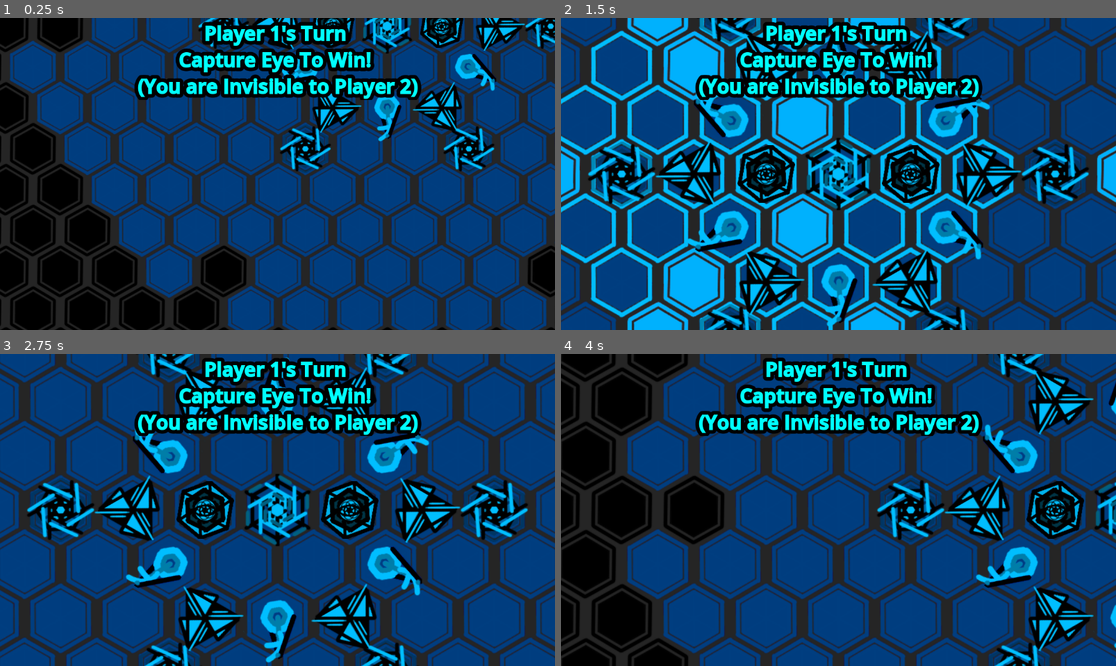
Above: before the commit, frames 1-4 (two rows, left to right).
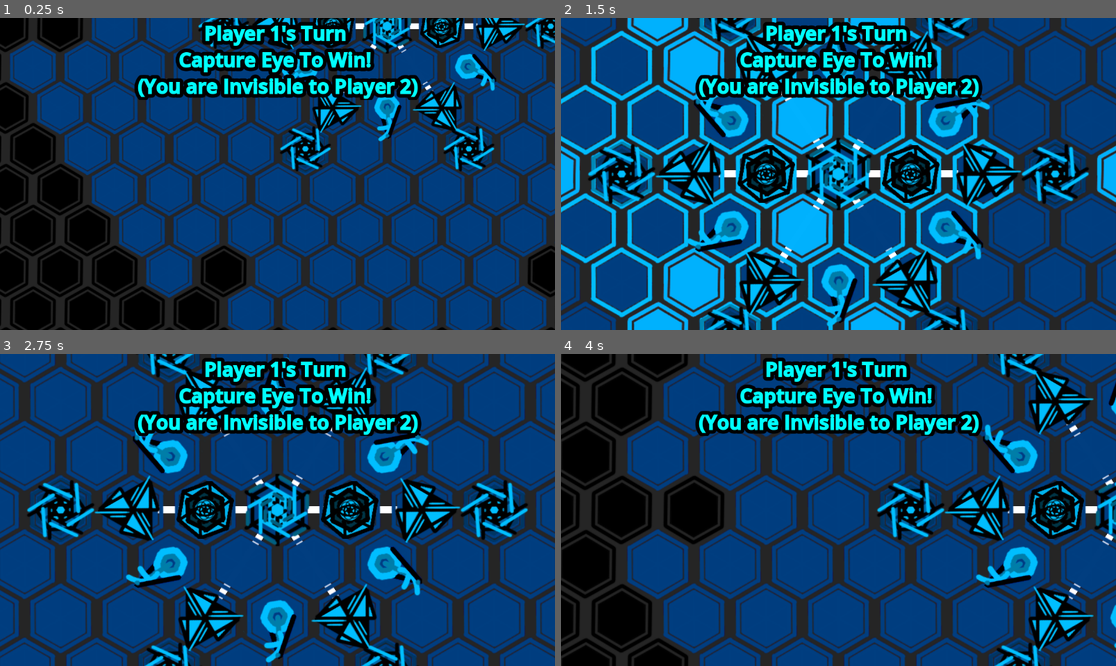
Above: after the commit, the same moments.

Repository: petesamerson/V-s-on
Game: Godot game, scene res://base_scene.tscn
The game is run twice, just before and just after one commit, with the same random seed, the same clock (stepped at 60 frames per second) and the same inputs.
Inputs (mouse positions are in pixels of both pictures, inside the frame that each line leads up to):
- Up to frame 1 (0.25 s): no input
- Up to frame 2 (1.5 s): drag from (921, 64) to (1099, 64) at 0.52 s; tap Enter at 1.25 s; drag from (766, 174) to (910, 174) at 1.27 s
- Up to frame 3 (2.75 s): tap Space at 2 s; click (349, 510) at 2.17 s
- Up to frame 4 (4 s): tap Enter at 2.75 s; drag from (1054, 510) to (766, 510) at 2.77 s; tap Space at 3.5 s; drag from (622, 510) to (910, 510) at 3.52 s

The runs differ from the first frame. In frame 1, 0.2% of the frame differs, in the area x 61-87%, y 1-25%; in frame 2, 0.4%; in frame 3, 0.5%, in the area x 28-72%, y 23-79%; in frame 4, 0.3%.

Commit message:
Add Core Power Base

Diff:
--- a/board.gd
+++ b/board.gd
@@ -93,6 +93,7 @@
 
 	update_all_piece_vision()
 	move_camera_to_core()
+	updateCorePower()
 
 func spawn_player_location(center: Vector2i, player: int):
 	print("WAHT player " + str(player))
@@ -240,6 +241,8 @@
 				if (hasEnemyPieceInVision(current_player, v)):
 					setEnemyPieceVisiblity(v, true)
 
+	updateCorePower()
+
 
 func hasEnemyPieceInVision(player: int, enemy: Vector2i) -> bool:
 	var enemy_player = 2 if player == 1 else 1
@@ -259,6 +262,27 @@
 		if(p.get_cur_pos() == cell):
 			return true
 	return false
+
+func updateCorePower():
+	for child in get_children():
+		if child is Line2D:
+			child.queue_free()
+	var current_core: CorePiece = null
+	for c in player_pieces[current_player-1]:
+		if(c is CorePiece and c.owned_player == current_player):
+			current_core = c
+
+	for p in player_pieces[(current_player + 1)%2]:
+		if(!(p is CorePiece)):
+			if (p.cur_vision.has(current_core.get_cur_pos())):
+				var line := Line2D.new()
+				line.points = PackedVector2Array([
+					Vector2(current_core.position.x, current_core.position.y),
+					Vector2(p.position.x, p.position.y)
+				])
+				line.width = 10.0
+				line.z_index = -1
+				add_child(line)
 
 func setEnemyPieceVisiblity(cell: Vector2i, visible:bool) -> void:
 	var enemy_player = 2 if current_player == 1 else 1
--- a/piece.gd
+++ b/piece.gd
@@ -54,6 +54,7 @@
 var cur_vision: Array[Vector2i] = []
 var vision_drawn = false
 
+#TODO rename for board position
 func get_cur_pos() -> Vector2i:
 	if(board == null or position == null):
 		return Vector2i(0,0)
Not shown, changed: export_presets.cfg
Not shown, added: V!s!on.console.exe
Not shown, added: V!s!on.exe
Not shown, changed: V!s!on.pck
